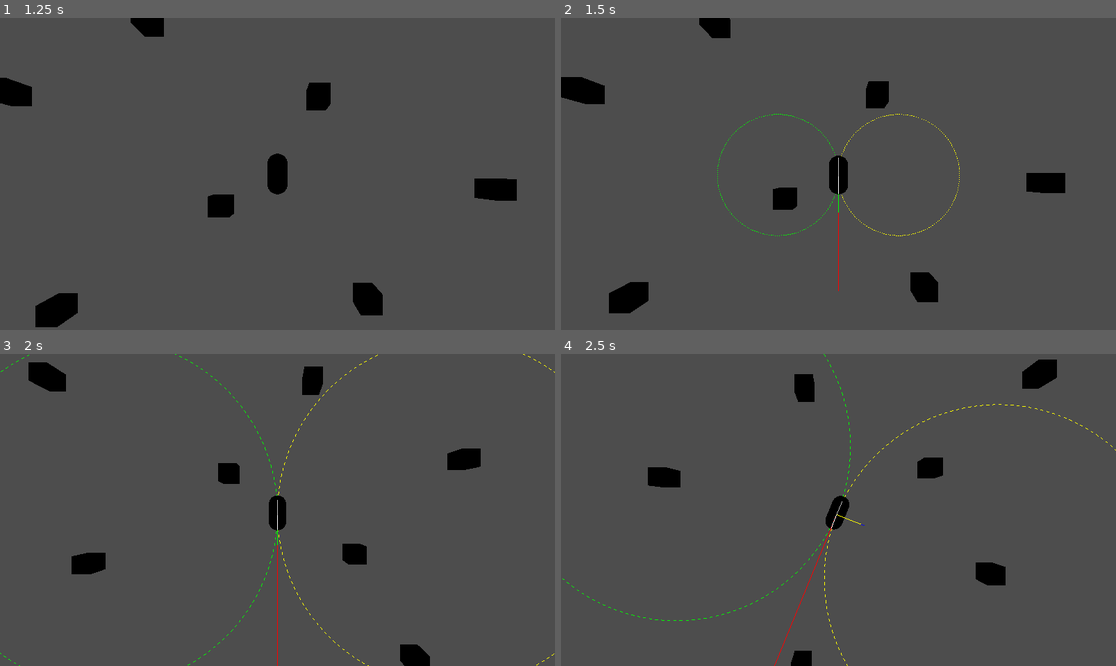
Above: before the commit, frames 1-4 (two rows, left to right).
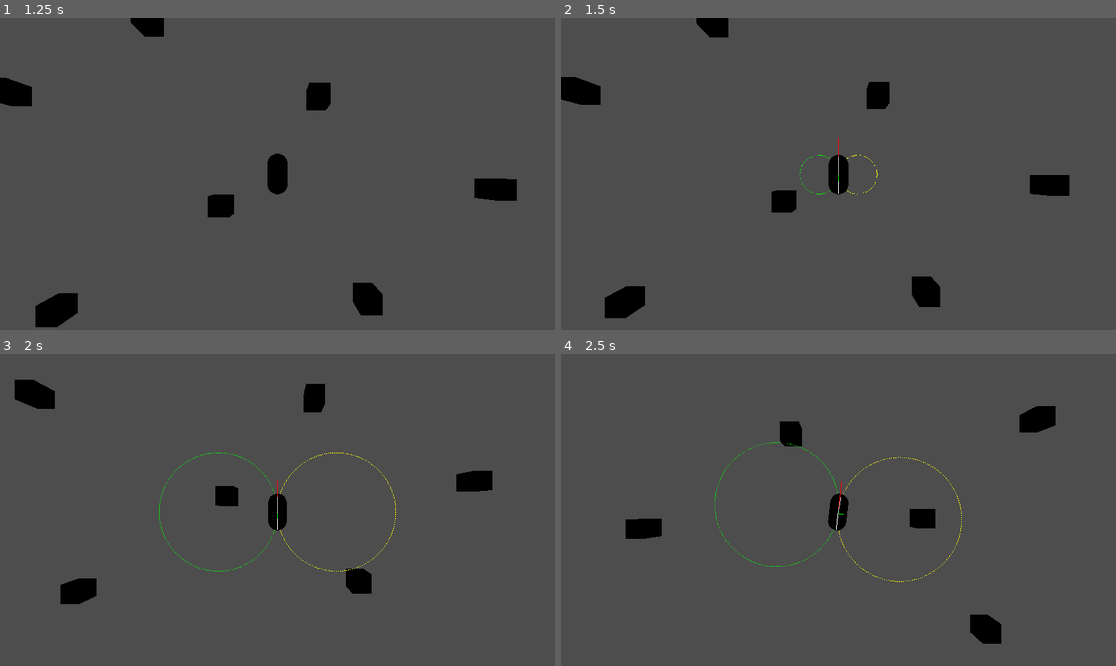
Above: after the commit, the same moments.

Repository: Herodegon/cargamedemo
Game: Godot game, scene res://scenes/game.tscn
The game is run twice, just before and just after one commit, with the same random seed, the same clock (stepped at 60 frames per second) and the same inputs.
Inputs:
- Up to frame 1 (1.25 s): tap Enter at 0.5 s; hold D (turn_right) from 0.53 s (still down); hold F from 0.53 s (still down)
- Up to frame 2 (1.5 s): tap Space at 1.25 s; release D (turn_right) at 1.28 s; release F at 1.28 s; hold S (brake) from 1.28 s (still down); tap P at 1.35 s
- Up to frame 3 (2 s): keep holding S (brake)
- Up to frame 4 (2.5 s): release S (brake) at 2.03 s; hold D (turn_right) from 2.03 s (still down); hold F from 2.03 s (still down)

Frame 1 is identical in both runs. In frame 2, 1.1% of the frame differs, in the area x 0-92%, y 0-97%; in frame 3, 4.9%, in the area x 0-100%, y 0-100%; in frame 4, 4.3%.

Commit message:
Updated acceleration so that it's dependant on wheel direction instead of car's direction

Diff:
--- a/scripts/obj_player.gd
+++ b/scripts/obj_player.gd
@@ -41,6 +41,7 @@
 
 ## When true, drift is applied to front and back wheels
 var is_handbrake_applied := false
+var acceleration_angle := 0.0
 
 var is_friction_enabled := true
 var is_debug_enabled := false
@@ -51,9 +52,9 @@
 @export_group("Movement")
 @export var max_speed := 30.0				# Highest speed possible by max gear. 		  		   Default: 30.0
 @export var min_speed := -10.0				# Lowest speed possible in reverse.   		  		   Default: -10.0
-@export var max_acceleration := 16.0		# Rate of acceleration by the car each frame. 		   Default: 16.0
+@export var max_acceleration := 10.0		# Rate of acceleration by the car each frame. 		   Default: 16.0
 @export var turn_angle := PI/6				# Angle from front wheels where turn force is applied. Default: PI/6
-@export var turn_strength := 1.0			# Magnitude of turn angle. 							   Default: 1.0
+@export var turn_strength := 2.0			# Magnitude of turn angle. 							   Default: 1.0
 @export var spin_angle := PI/6              # Angle from front wheels where spin force is applied. Default: PI/6
 @export var friction := -0.2				# Force to reduce acceleration. 					   Default: -0.2
 @export var drag := -0.01					# Force to reduce acceleration as velocity increases.  Default: -0.01
@@ -165,6 +166,8 @@
 
 	# Calculate forward movement based on the direction the car is facing
 	var forward_dir := -basis.z
+	if (is_handbrake_applied):
+		forward_dir = velocity.normalized()
 	var accel_dir := input_dir.z * basis.z
 	var turn_dir := input_dir.x * basis.x
 
@@ -179,15 +182,13 @@
 	var front_wheel := global_position + (forward_dir * (scale.z/2.0))
 	var back_wheel := global_position - (forward_dir * (scale.z/2.0))
 	if (prev_velocity != 0.0 && !turn_dir.is_zero_approx()):
-		var angle = turn_angle
-		if (is_handbrake_applied):
-			angle *= -1.0
-		wheel_steering = calc_steering(angle, turn_dir, accel_dir)
+		wheel_steering = calc_steering(turn_angle, turn_dir, accel_dir)
 		if (curr_state != CarStates.REVERSE && input_dir.z > 0.0 && is_handbrake_applied == false):
 			print("Drift Time")
 			is_handbrake_applied = true
 	elif (is_handbrake_applied == true):
 		is_handbrake_applied = false
+		acceleration_angle = 0.0
 
 	# Set velocity for each pair of wheels depending on their role
 	front_wheel += (velocity + wheel_steering) * delta
@@ -198,7 +199,12 @@
 	var net_friction = Vector3.ZERO
 	if (is_friction_enabled):
 		net_friction = calc_friction(velocity)
-	velocity = (new_heading * prev_velocity) + (max_acceleration * accel_dir * delta) + (net_friction * delta)
+	var acceleration_force = max_acceleration * (accel_dir + wheel_steering).normalized() * delta
+	var net_friction_force = net_friction * delta
+	var new_velocity = (new_heading * prev_velocity) + acceleration_force + net_friction_force
+
+	velocity = new_velocity
+	print("Velocity: ", velocity.dot(forward_dir))
 
 	var curr_velocity = velocity.dot(forward_dir)
 	if (!accel_dir.is_zero_approx()):
@@ -219,11 +225,14 @@
 
 	if (is_debug_enabled):
 		var debug_obj := [
-			velocity,
+			#velocity,
+			#handbrake_velocity,
 			#relative_input,
-			accel_dir,
-			turn_dir,
-			wheel_steering,
+			forward_dir,
+			acceleration_force,
+			#accel_dir,
+			#turn_dir,
+			#wheel_steering,
 			#-global_transform.basis.x.normalized(),
 			#-global_transform.basis.z.normalized(),
 		]
